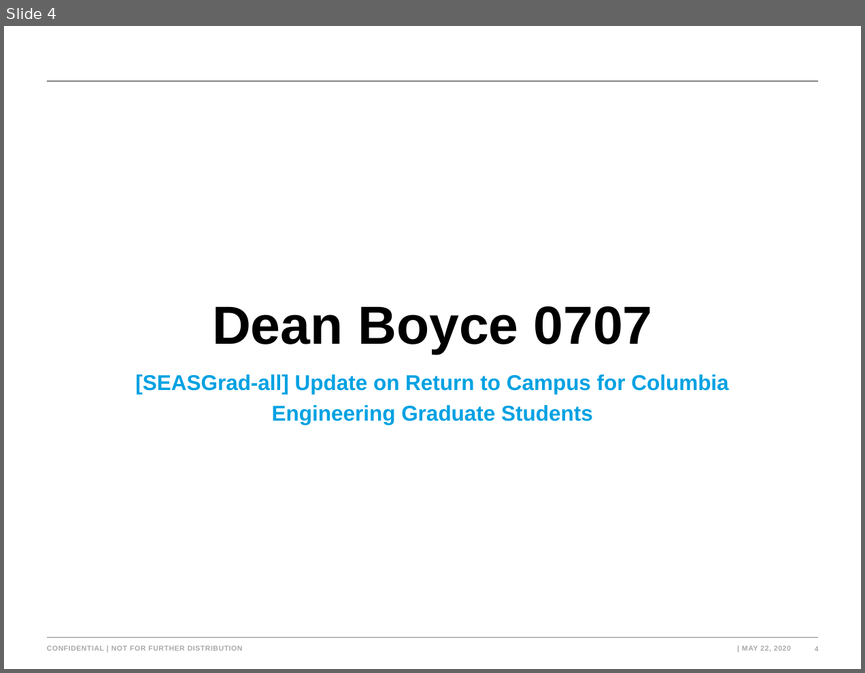
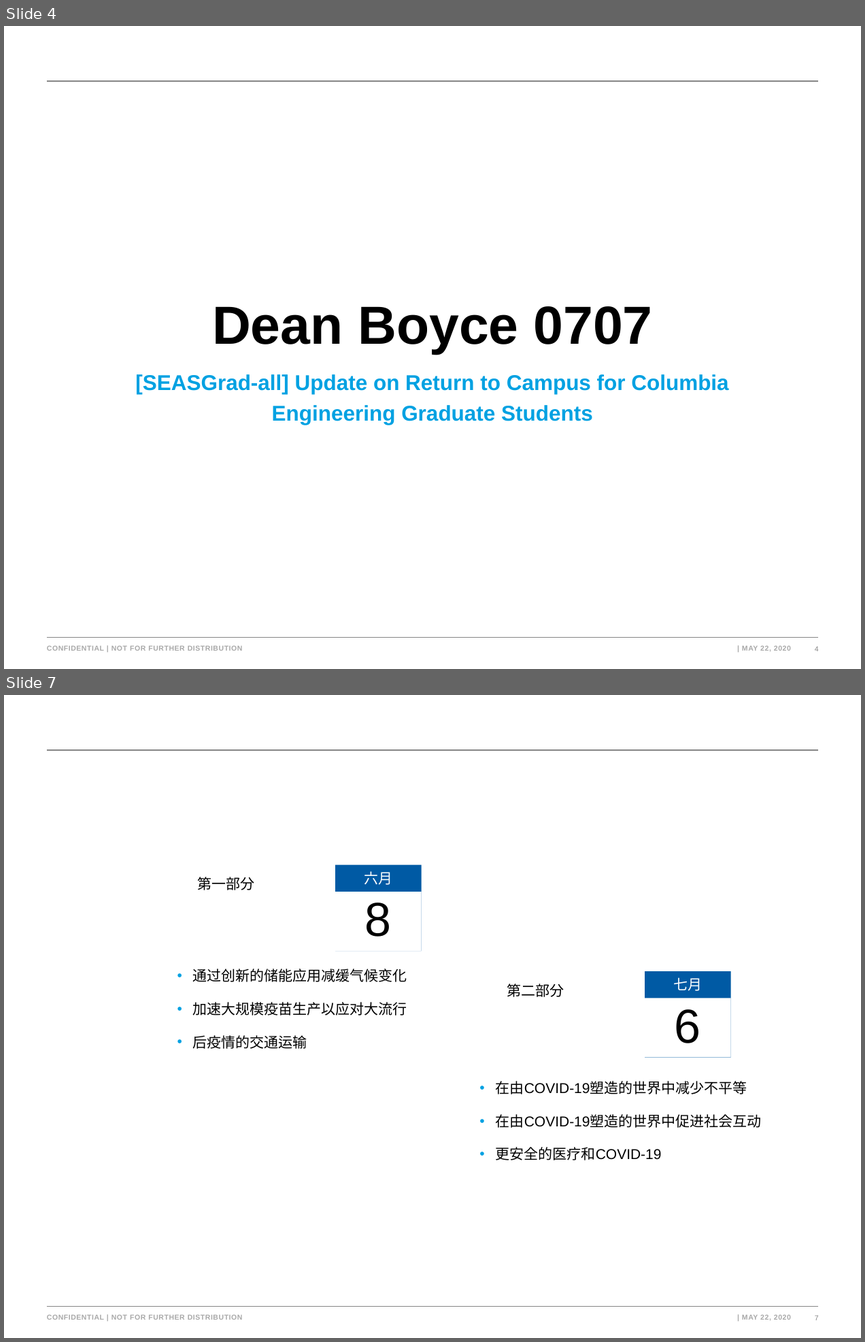
Before and after one commit to type-null/earthInsights, a slide deck: logCenter/mails.pptx. Shown one above the other, each under a label of ours: slide 4 before the commit, slides 4 and 7 after it; the slides between them are not shown. The pictures are 865x673 and 865x1342 pixels, drawn with LibreOffice and Linux fonts; fonts in the diff are those of the drawing; background and template pictures are left out. Boxes give left, top, right and bottom in pixels: in the first picture for what was removed or moved away, otherwise in the second. Text is boxed around its words. In the diff, an @@ line names an element or a change of style, - is before the commit and + after.

```diff
--- a/logCenter/mails.pptx
+++ b/logCenter/mails.pptx
@@ slide 7 added at box(4, 695, 861, 1338), background #FFFFFF; not listed: 5 template elements that a slide beside it also shows @@
@@ text added at box(198, 877, 255, 890), 12 pt, text #000000 @@
+第一部分
@@ group added at box(336, 864, 422, 950): 2 rectangles, 2 texts @@
+六月
+8
@@ text added at box(193, 968, 407, 1049), 12 pt, text #000000 @@
+• 通过创新的储能应用减缓气候变化
+• 加速大规模疫苗生产以应对大流行
+• 后疫情的交通运输
@@ text added at box(507, 983, 564, 997), 12 pt, text #000000 @@
+第二部分
@@ group added at box(645, 971, 730, 1057): 2 rectangles, 2 texts @@
+七月
+6
@@ text added at box(496, 1081, 762, 1160), 12 pt, text #000000 @@
+• 在由COVID-19塑造的世界中减少不平等
+• 在由COVID-19塑造的世界中促进社会互动
+• 更安全的医疗和COVID-19
```
Also in this commit, not shown: 1 slide changed, 3 other slides added.
